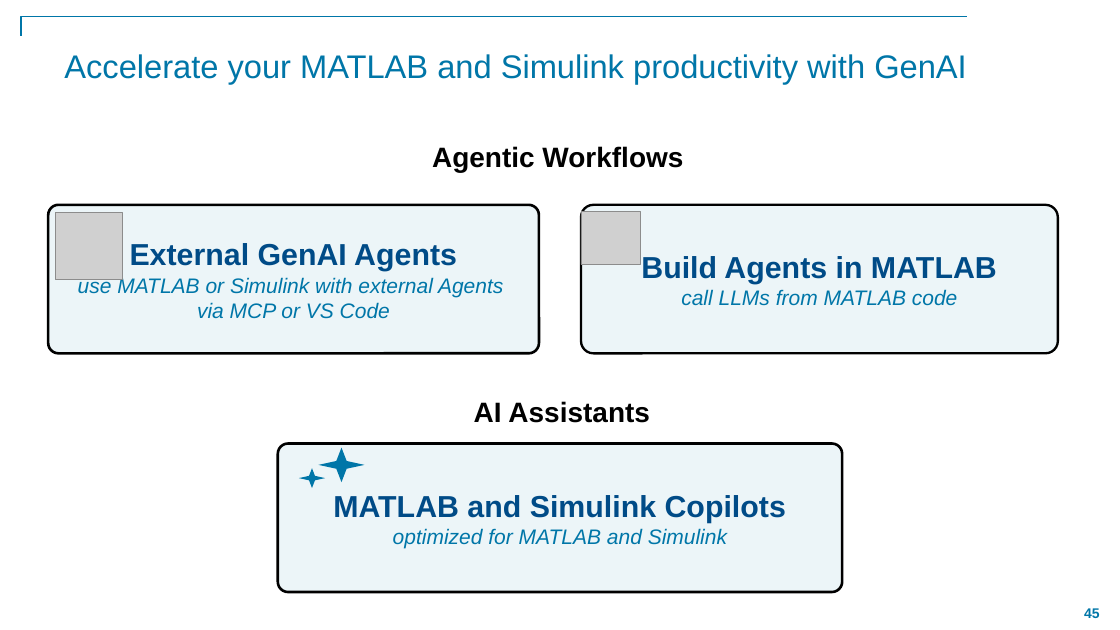
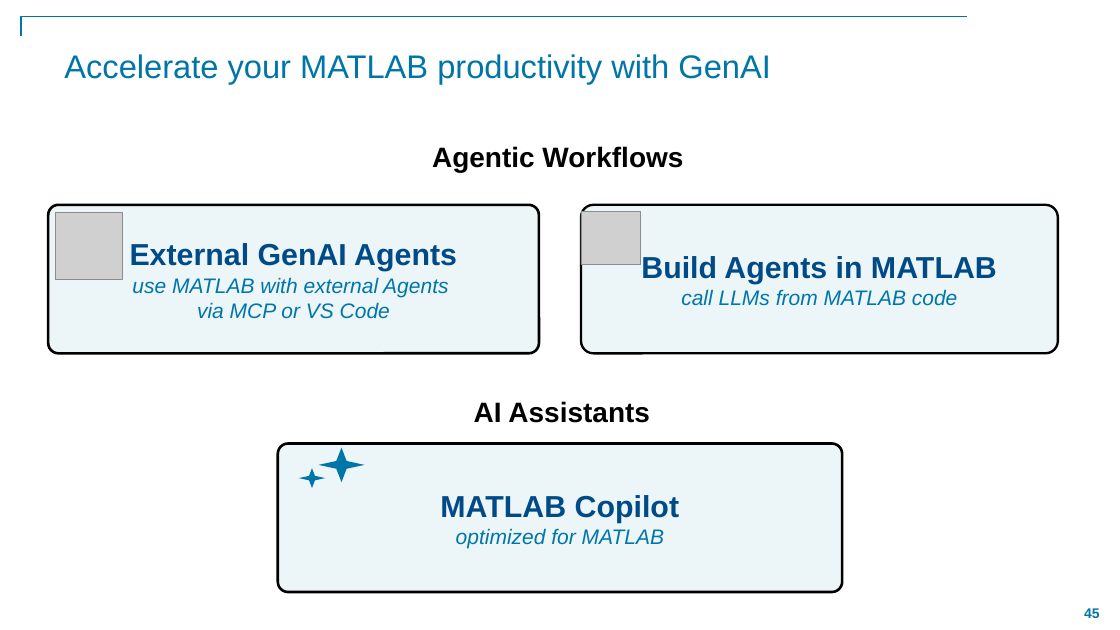
Before and after one commit to eoldewage/transform-your-workflows-with-agents, a slide deck: slide 45 of Transform Your Workflow with Agents in MATLAB.pptx. Drawn at 1120x630 pixels with LibreOffice and Linux fonts; fonts in the diff are those of the drawing; grey boxes stand for pictures; background and template pictures are left out. Boxes give left, top, right and bottom in pixels: in the first picture for what was removed or moved away, otherwise in the second. Text is boxed around its words. In the diff, an @@ line names an element or a change of style, - is before the commit and + after.

```diff
--- a/Transform Your Workflow with Agents in MATLAB.pptx
+++ b/Transform Your Workflow with Agents in MATLAB.pptx
@@ title at (x1=64, y1=54, x2=770, y2=84): text changed @@
-Accelerate your MATLAB and Simulink productivity with GenAI
+Accelerate your MATLAB productivity with GenAI
@@ text in rounded rectangle at (x1=132, y1=277, x2=448, y2=319): text changed @@
-use MATLAB or Simulink with external Agents
-via MCP or VS Code
+use MATLAB with external Agents
+via MCP or VS Code
@@ text in rounded rectangle at (x1=440, y1=495, x2=679, y2=548): text changed @@
-MATLAB and Simulink Copilots
-optimized for MATLAB and Simulink
+MATLAB Copilot
+optimized for MATLAB
```
Also in this commit, not shown: 3 other slides changed, 2 other files.
